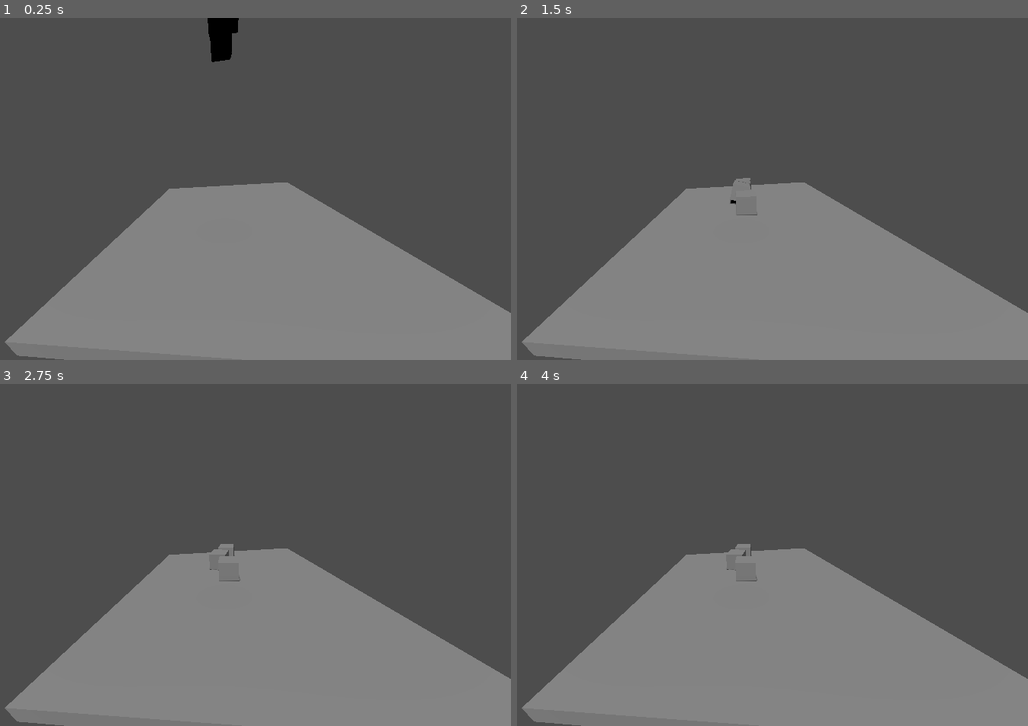
Above: before the commit, frames 1-4 (two rows, left to right).
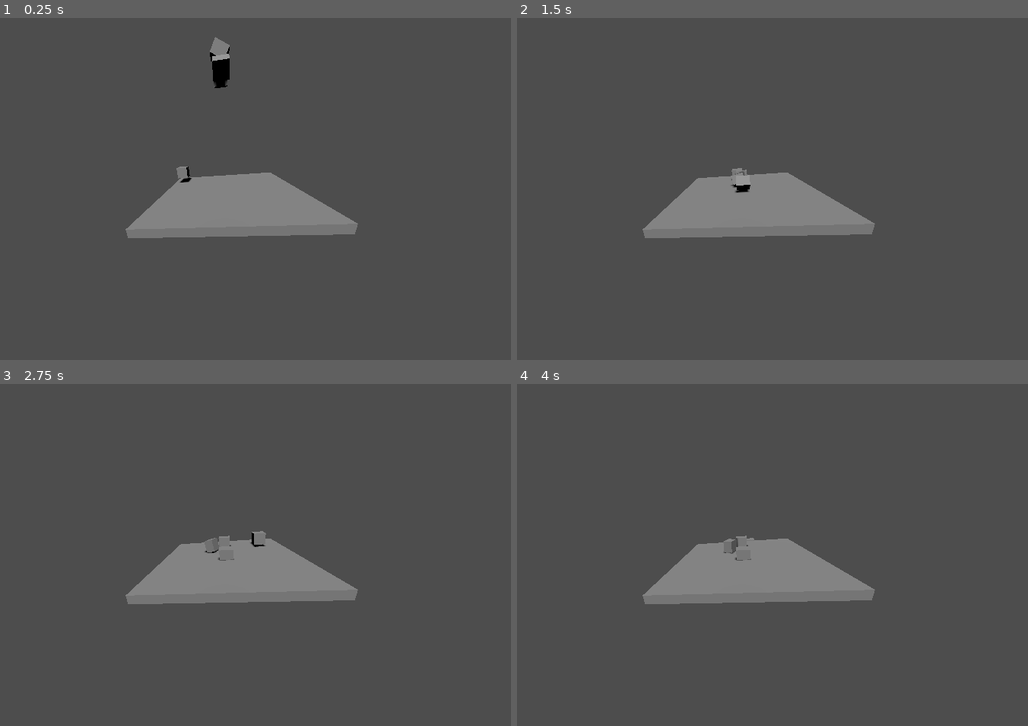
Above: after the commit, the same moments.

Repository: Jones-S/godot-try-outs
Game: Godot game, scene res://level_1.tscn
The game is run twice, just before and just after one commit, with the same random seed, the same clock (stepped at 60 frames per second) and the same inputs. The project has no main scene, so this scene is started directly.
Inputs:
- Up to frame 1 (0.25 s): no input
- Up to frame 2 (1.5 s): tap Enter (ui_accept) at 0.5, 0.6, 0.77, 1.07, 1.35 s; hold Right (ui_right) 0.53-1.28 s; hold Down (ui_down) from 1.28 s (still down)
- Up to frame 3 (2.75 s): tap Enter (ui_accept) at 1.52, 1.82, 2.1 s; release Down (ui_down) at 2.03 s; hold Right (ui_right) from 2.03 s (still down)
- Up to frame 4 (4 s): release Right (ui_right) at 2.78 s; hold Up (ui_up) 2.78-3.53 s; tap Enter (ui_accept) at 2.85, 3.02, 3.32, 3.5, 3.6, 3.77 s; hold Left (ui_left) from 3.53 s (still down)

The runs differ from the first frame. In frame 1, 31% of the frame differs, in the area x 0-100%, y 0-100%; in frame 2, 30%; in frame 3, 30%; in frame 4, 30%.

Commit message:
feat: adding steve (playable block)

Diff:
--- a/block.tscn
+++ b/block.tscn
@@ -1,8 +1,10 @@
 [gd_scene load_steps=3 format=3 uid="uid://dkggosxuwu1nw"]
 
 [sub_resource type="BoxMesh" id="BoxMesh_8xifx"]
+size = Vector3(1, 0.76, 1)
 
 [sub_resource type="BoxShape3D" id="BoxShape3D_0a6x3"]
+size = Vector3(1, 0.76, 1)
 
 [node name="block" type="RigidBody3D"]
 
--- a/level_1.tscn
+++ b/level_1.tscn
@@ -1,5 +1,6 @@
-[gd_scene load_steps=4 format=3 uid="uid://bn2j6r1qp6aap"]
+[gd_scene load_steps=5 format=3 uid="uid://bn2j6r1qp6aap"]
 
+[ext_resource type="PackedScene" uid="uid://i0h7p1oe8qwu" path="res://steve.tscn" id="1_buql4"]
 [ext_resource type="PackedScene" uid="uid://dkggosxuwu1nw" path="res://block.tscn" id="1_cpq6m"]
 
 [sub_resource type="BoxMesh" id="BoxMesh_1r3y6"]
@@ -12,7 +13,7 @@
 transform = Transform3D(1, 0, 0, 0, 1, 0, 0, 0, 1, 0, 0, 0)
 
 [node name="Camera3D" type="Camera3D" parent="."]
-transform = Transform3D(0.993037, 0.0542212, 0.104588, -0.0845774, 0.94613, 0.312546, -0.0820074, -0.319215, 0.944127, -0.345855, 3.53935, 6.3324)
+transform = Transform3D(0.993037, 0.0542208, 0.104588, -0.0845774, 0.94613, 0.312546, -0.0820074, -0.319215, 0.944127, -0.345855, 3.53935, 10.2311)
 fov = 102.469
 
 [node name="floor" type="StaticBody3D" parent="."]
@@ -29,11 +30,16 @@
 transform = Transform3D(1, 0, 0, 0, 0.620423, 0.784268, 0, -0.784268, 0.620423, 0, 6.55524, 0)
 shadow_enabled = true
 
-[node name="block1" parent="." instance=ExtResource("1_cpq6m")]
+[node name="steve" parent="." instance=ExtResource("1_buql4")]
+transform = Transform3D(1, 0, 0, 0, 1, 0, 0, 0, 1, -4.16778, 1.25312, -3.47394)
+
+[node name="blocks" type="Node3D" parent="."]
+
+[node name="block1" parent="blocks" instance=ExtResource("1_cpq6m")]
 transform = Transform3D(1, 0, 0, 0, 0.646177, 0.763187, 0, -0.763187, 0.646177, 0, 8.05908, 0)
 
-[node name="block2" parent="." instance=ExtResource("1_cpq6m")]
+[node name="block2" parent="blocks" instance=ExtResource("1_cpq6m")]
 transform = Transform3D(-0.00143115, 0.497882, -0.867244, 0, 0.867245, 0.497882, 0.999999, 0.000712545, -0.00124116, 0, 9.2865, -1.05173)
 
-[node name="block3" parent="." instance=ExtResource("1_cpq6m")]
+[node name="block3" parent="blocks" instance=ExtResource("1_cpq6m")]
 transform = Transform3D(1, 0, 0, 0, 0.191666, 0.98146, 0, -0.98146, 0.191666, 0, 8.39594, -2.37703)
--- /dev/null
+++ b/steve.gd
@@ -0,0 +1,28 @@
+extends CharacterBody3D
+
+
+const SPEED = 5.0
+const JUMP_VELOCITY = 4.5
+
+
+func _physics_process(delta: float) -> void:
+	# Add the gravity.
+	if not is_on_floor():
+		velocity += get_gravity() * delta
+
+	# Handle jump.
+	if Input.is_action_just_pressed("ui_accept") and is_on_floor():
+		velocity.y = JUMP_VELOCITY
+
+	# Get the input direction and handle the movement/deceleration.
+	# As good practice, you should replace UI actions with custom gameplay actions.
+	var input_dir := Input.get_vector("ui_left", "ui_right", "ui_up", "ui_down")
+	var direction := (transform.basis * Vector3(input_dir.x, 0, input_dir.y)).normalized()
+	if direction:
+		velocity.x = direction.x * SPEED
+		velocity.z = direction.z * SPEED
+	else:
+		velocity.x = move_toward(velocity.x, 0, SPEED)
+		velocity.z = move_toward(velocity.z, 0, SPEED)
+
+	move_and_slide()
--- /dev/null
+++ b/steve.tscn
@@ -0,0 +1,16 @@
+[gd_scene load_steps=4 format=3 uid="uid://i0h7p1oe8qwu"]
+
+[ext_resource type="Script" path="res://steve.gd" id="1_qi3n8"]
+
+[sub_resource type="BoxMesh" id="BoxMesh_cy3xh"]
+
+[sub_resource type="BoxShape3D" id="BoxShape3D_y2rgd"]
+
+[node name="steve" type="CharacterBody3D"]
+script = ExtResource("1_qi3n8")
+
+[node name="MeshInstance3D" type="MeshInstance3D" parent="."]
+mesh = SubResource("BoxMesh_cy3xh")
+
+[node name="CollisionShape3D" type="CollisionShape3D" parent="."]
+shape = SubResource("BoxShape3D_y2rgd")
